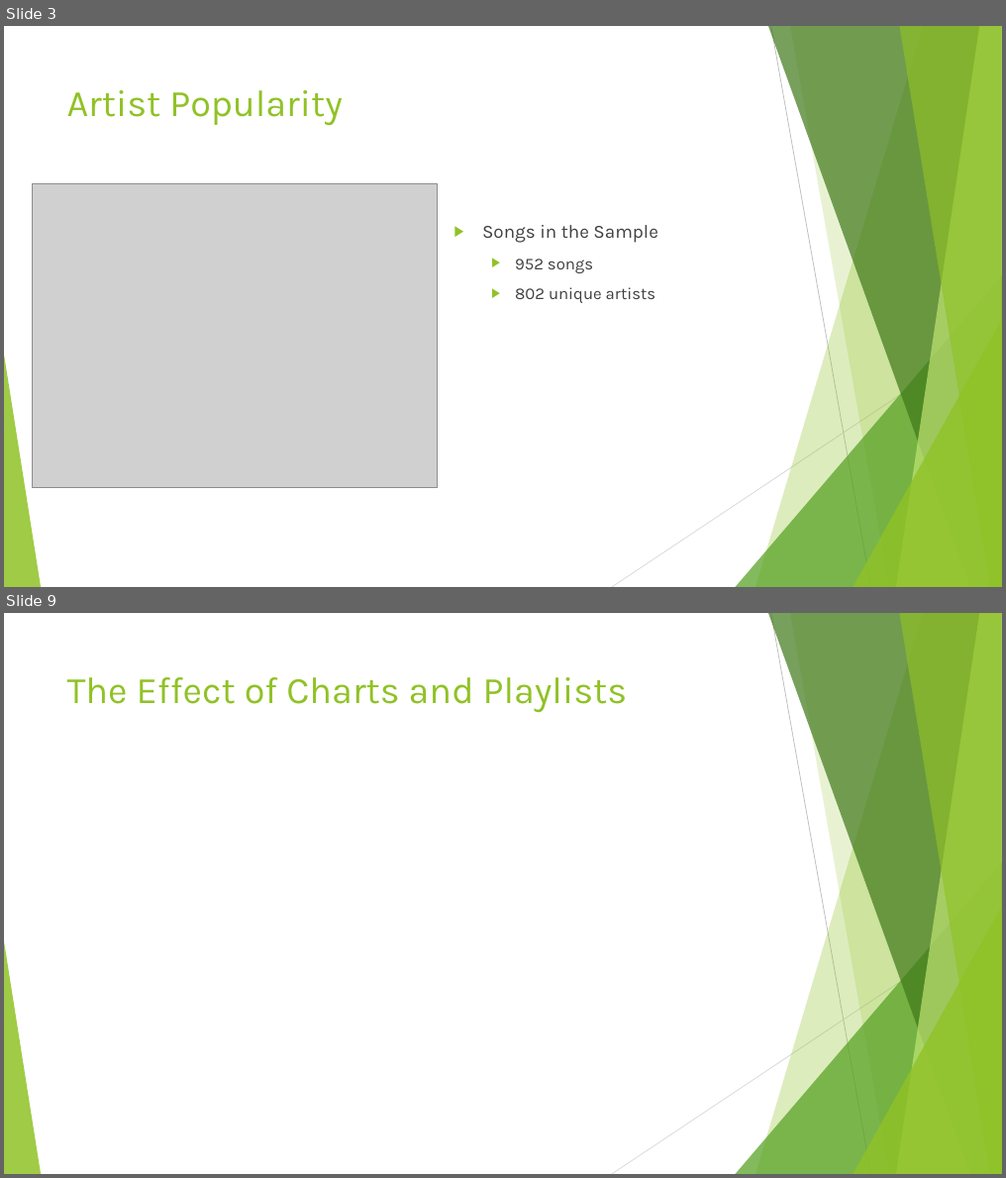
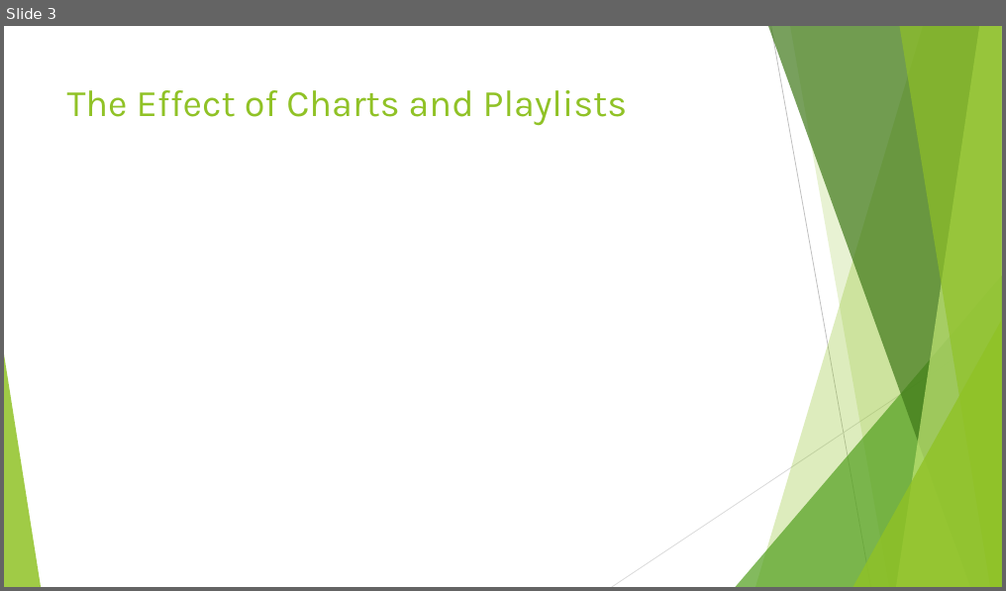
Before and after one commit to d6kramer/project-1-group-08, a slide deck: Project_1_Spotify_2023_Analysis.pptx. Shown one above the other, each under a label of ours: slides 3 and 9 before the commit, slide 3 after it; the slides between them are not shown. The pictures are 1006x1178 and 1006x591 pixels, drawn with LibreOffice and Linux fonts; fonts in the diff are those of the drawing; grey boxes stand for pictures. Boxes give left, top, right and bottom in pixels: in the first picture for what was removed or moved away, otherwise in the second. Text is boxed around its words. In the diff, an @@ line names an element or a change of style, - is before the commit and + after.

```diff
--- a/Project_1_Spotify_2023_Analysis.pptx
+++ b/Project_1_Spotify_2023_Analysis.pptx
@@ slide 3 removed at [4, 26, 1002, 587], background #FFFFFF; not listed: 10 template elements that a slide beside it also shows @@
@@ title removed at [67, 90, 343, 126] @@
-Artist Popularity
@@ picture removed at [33, 184, 438, 488] @@
@@ text removed at [482, 225, 658, 303] @@
-▶ Songs in the Sample
-  ▶ 952 songs
-  ▶ 802 unique artists
@@ what was slide 9 is now slide 3 @@
```
Also in this commit, not shown: 5 other slides removed.
